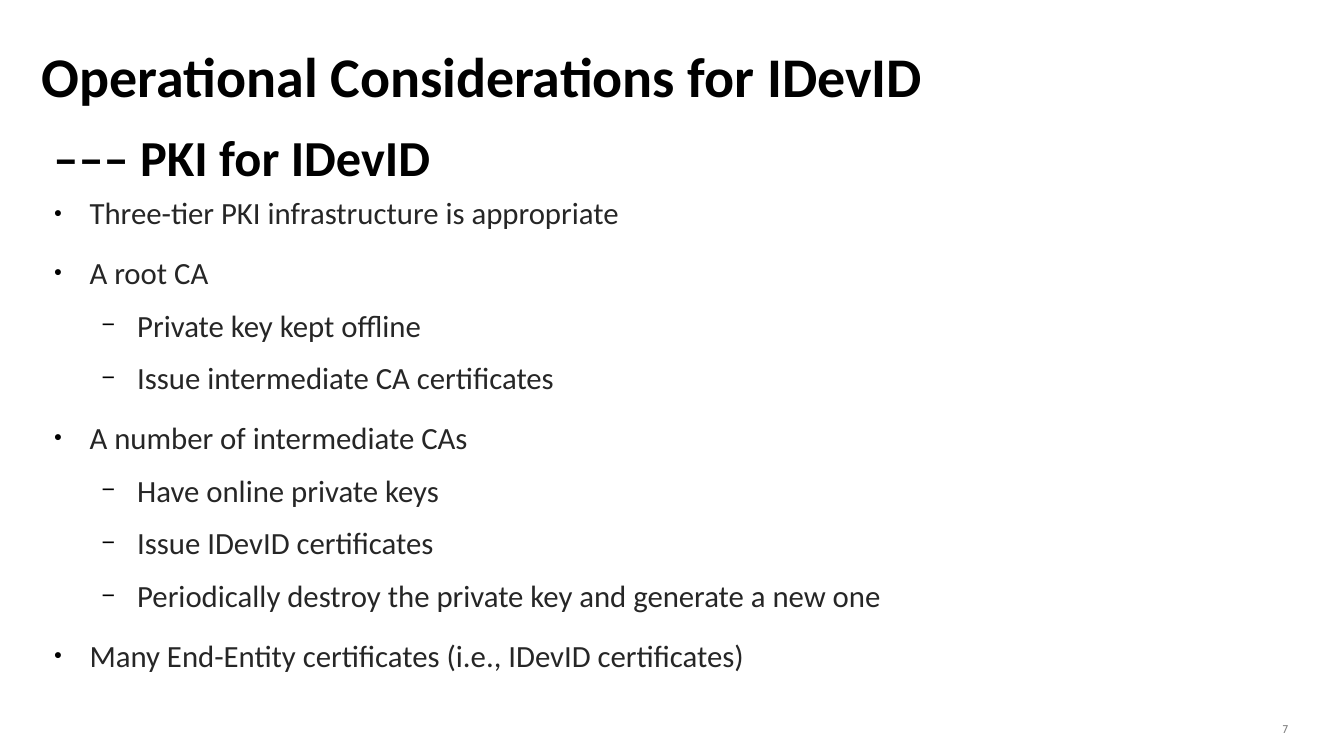
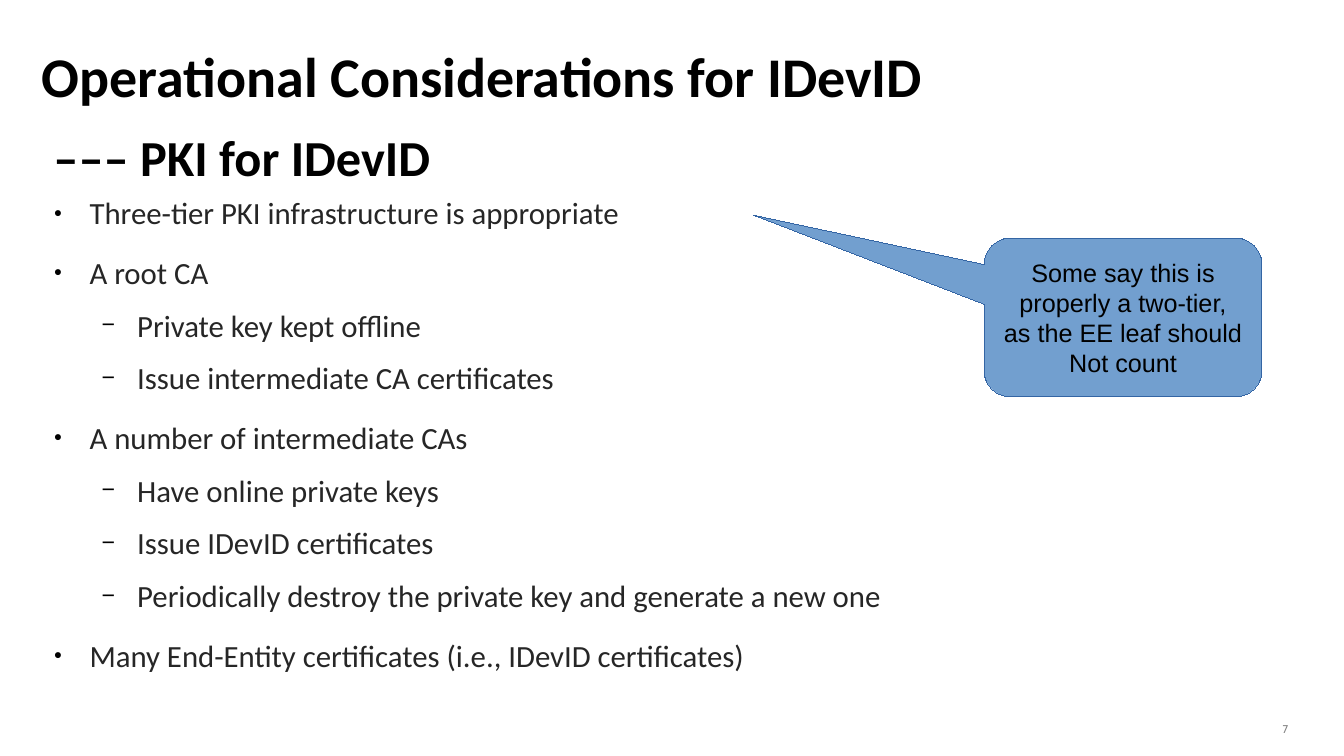
Before and after one commit to mcr/masa-operational-considerations, a slide deck: slide 7 of presentations/slides-anima-ietf107-masa-considerations.odp. Drawn at 1344x756 pixels with LibreOffice and Linux fonts; fonts in the diff are those of the drawing. Boxes give left, top, right and bottom in pixels: in the first picture for what was removed or moved away, otherwise in the second. Text is boxed around its words. In the diff, an @@ line names an element or a change of style, - is before the commit and + after.

```diff
--- a/presentations/slides-anima-ietf107-masa-considerations.odp
+++ b/presentations/slides-anima-ietf107-masa-considerations.odp
@@ rounded speech box added at (984,238,1262,396), fill #729FCF, outline #3465A4 0 pt, 18 pt, text #000000 @@
+Some say this is
+properly a two-tier,
+as the EE leaf should
+Not count
```
Also in this commit, not shown: 10 other slides changed, 2 other files.
